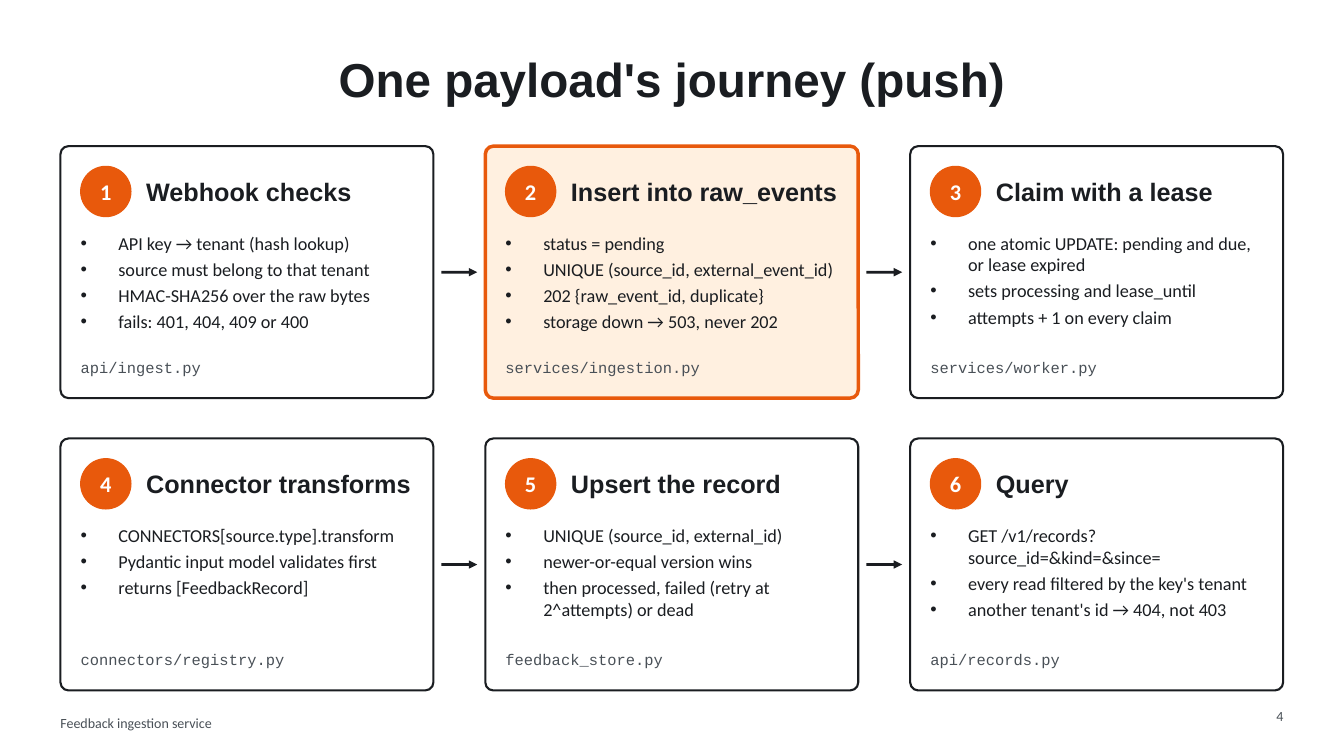
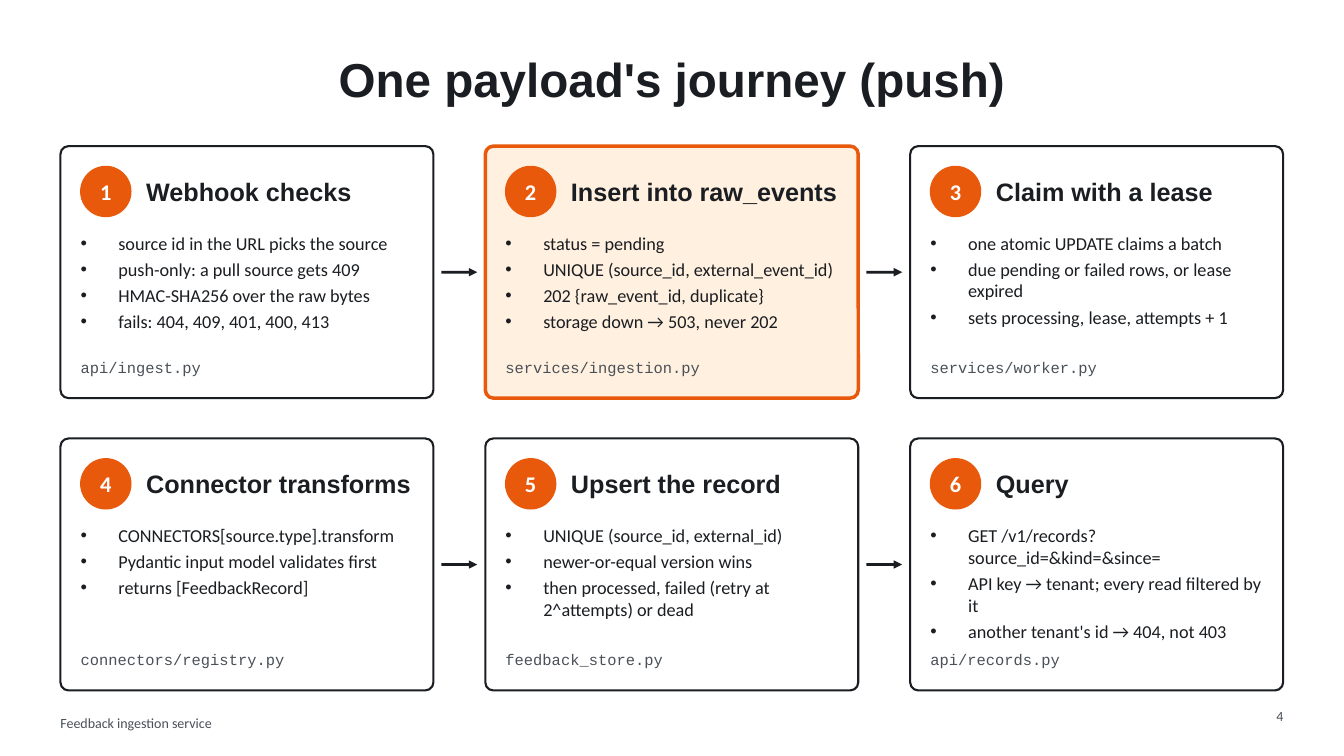
Before and after one commit to regalmoix/feedback-ingest, a slide deck: slide 4 of docs/slides/deck.pptx. Drawn at 1344x756 pixels with LibreOffice and Linux fonts; fonts in the diff are those of the drawing. Boxes give left, top, right and bottom in pixels: in the first picture for what was removed or moved away, otherwise in the second. Text is boxed around its words. In the diff, an @@ line names an element or a change of style, - is before the commit and + after.

```diff
--- a/docs/slides/deck.pptx
+++ b/docs/slides/deck.pptx
@@ text at bbox=[118, 237, 388, 279]: text changed @@
-• API key → tenant (hash lookup)
-• source must belong to that tenant
+• source id in the URL picks the source
+• push-only: a pull source gets 409
@@ text at bbox=[968, 237, 1231, 327]: text changed @@
-• one atomic UPDATE: pending and due, or lease expired
-• sets processing and lease_until
-• attempts + 1 on every claim
+• one atomic UPDATE claims a batch
+• due pending or failed rows, or lease expired
+• sets processing, lease, attempts + 1
@@ text at bbox=[118, 315, 330, 330]: text changed @@
-• fails: 401, 404, 409 or 400
+• fails: 404, 409, 401, 400, 413
@@ text at bbox=[968, 577, 1261, 612]: text changed @@
-• every read filtered by the key's tenant
+• API key → tenant; every read filtered by it
```
Also in this commit, not shown: 9 other slides changed, 1 slide added, 23 other files.
